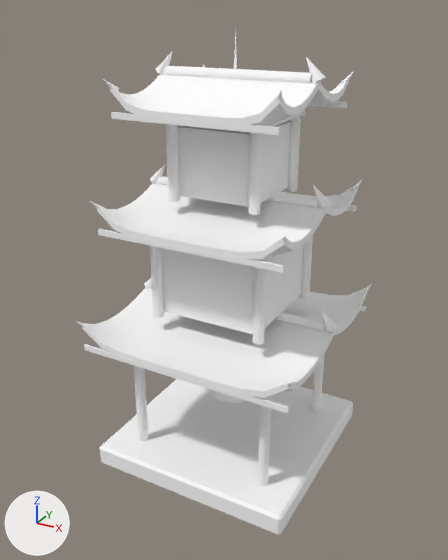
What one commit did to the Blender file art/env/pagoda_bell_tower.blend.
One viewpoint serves both versions: a 50 mm lens placed at (5.83, -11.05, 9.76), pointed at (-0.11, -0.25, 4.35). The axes (+X, +Y, +Z) are drawn at lower left. The lights are the same throughout. The first picture is the older version. Objects named as collision shapes, trigger or cutter boxes, shadow casters or lower levels of detail are left out.

The first picture shows 'Pagoda'.
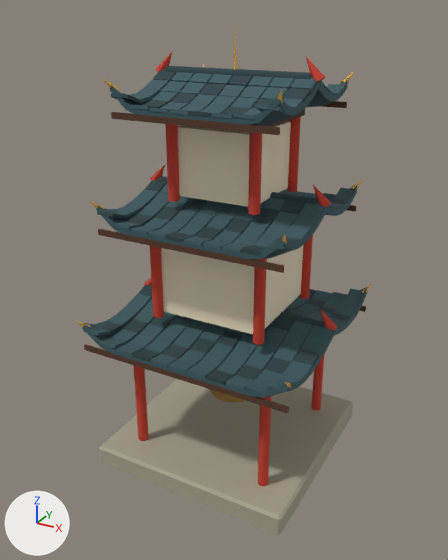
The change, as a list of edits to the scene's bpy script:
```text
Change mat_vk_vcol:
    where n0 = _N.new('ShaderNodeBsdfPrincipled'); n0.name = 'Principled BSDF'
    remove n0.inputs[0].default_value = (1.0, 1.0, 1.0, 1.0)  # 'Base Color', white #ffffff
    add n2 = _N.new('ShaderNodeVertexColor'); n2.name = 'Color Attribute'
    add n2.layer_name = 'Color'
    add _L.new(n2.outputs[0], n0.inputs[0])  # 'Color' to 'Base Color'
Change me_pagoda:
    used by ob_pagoda; location = (0.0, 0.0, 0.0)
    remove me_pagoda.from_pydata(...)  # 1421 vertices, 1303 faces; spans x -2.42..2.42, y -2.46..2.46, z 0.0..9.45
    add me_pagoda.from_pydata(...)  # 3917 vertices, 3175 faces; spans x -2.42..2.42, y -2.46..2.46, z 0.0..9.45
    me_pagoda part 1: the loose piece of 8 vertices spanning x -2.35..2.35, y -2.36..-2.3, z 3.06..3.18 is copied, and the copy is scaled about its middle by (0.0845, 8.14, 0.541), then moved by (-1.71, 0.57, 0.16); it spans x -1.91..-1.51, y -1.97..-1.56, z 3.24..3.32
    me_pagoda part 2: the loose piece of 8 vertices spanning x -2.35..2.35, y -2.36..-2.3, z 3.06..3.18 is copied, and the copy is scaled about its middle by (0.0845, 8.14, 0.541), then moved by (1.71, 0.57, 0.16); it spans x 1.51..1.91, y -1.97..-1.56, z 3.24..3.32
    me_pagoda part 3: 1040 vertices added at x -2.34..2.34, y -2.36..2.36, z 3.19..3.73
    me_pagoda part 4: 800 vertices added at x -1.99..1.99, y -2.01..2.01, z 5.74..6.33
    me_pagoda part 5: 640 vertices added at x -1.69..1.69, y -1.71..1.71, z 7.99..8.62
    me_pagoda part 6: 1303 kept faces spanning x -2.42..2.42, y -2.46..2.46, z 0.0..9.45 get new vertex colours
    me_pagoda part 7: the surface is now shaded flat
```

Pixel boxes [x1, y1, x2, y2] of what changed, in the pictures (448 x 560 px):
'Pagoda', recoloured, reshaped (darker): [76, 29, 372, 534] in both
part 1 of me_pagoda, added: after [112, 329, 138, 343]
part 2 of me_pagoda, added: after [256, 369, 281, 383]
part 3 of me_pagoda, added: after [83, 284, 360, 394]
part 4 of me_pagoda, added: after [97, 180, 357, 255]
part 5 of me_pagoda, added: after [111, 70, 347, 119]
part 6 of me_pagoda, recoloured (darker): [76, 29, 372, 534] in both
